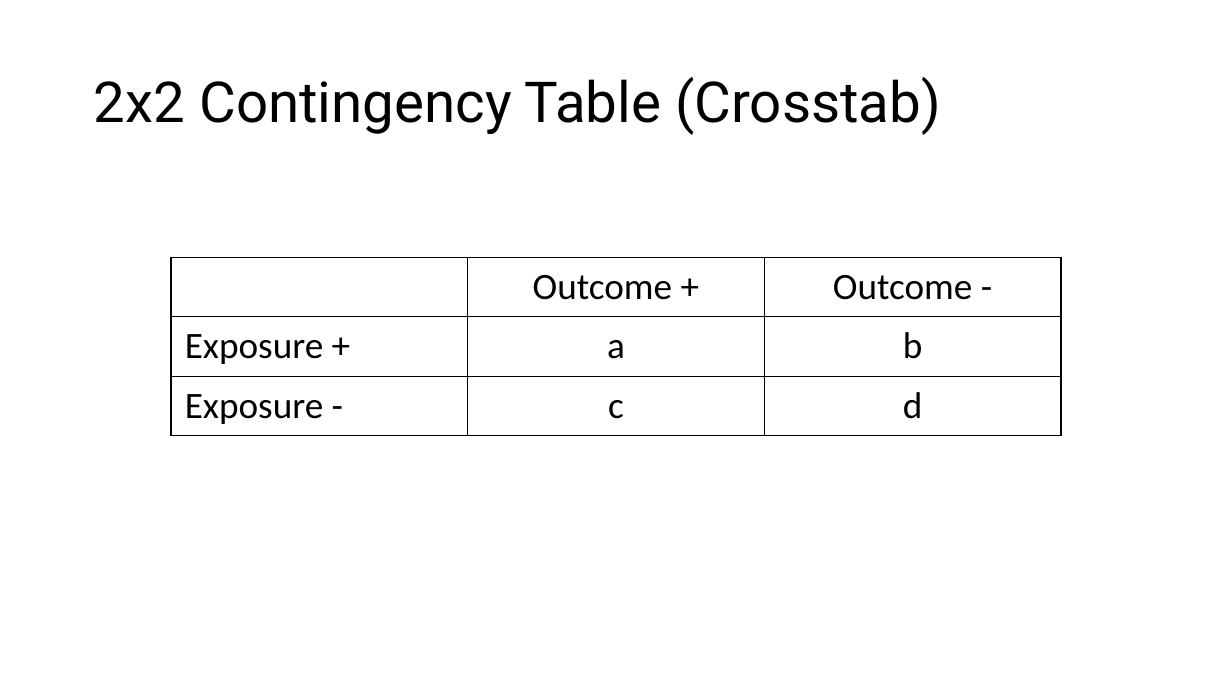
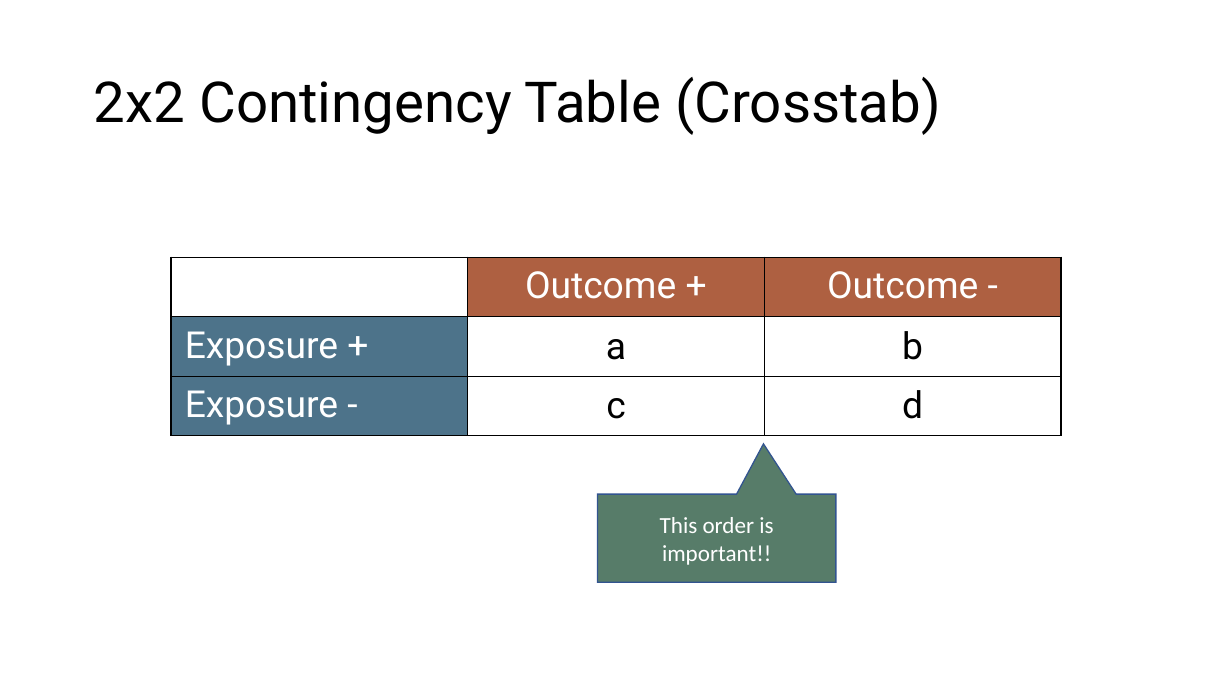
Before and after one commit to brad-cannell/epi_3_public, a slide deck: slide 46 of modules/04 Measures of Association/measures_of_assocaition.pptx (slide 14 before the commit). Drawn at 1232x693 pixels with LibreOffice and Linux fonts; fonts in the diff are those of the drawing. Boxes give left, top, right and bottom in pixels: in the first picture for what was removed or moved away, otherwise in the second. Text is boxed around its words. In the diff, an @@ line names an element or a change of style, - is before the commit and + after.

```diff
--- a/modules/04 Measures of Association/measures_of_assocaition.pptx
+++ b/modules/04 Measures of Association/measures_of_assocaition.pptx
@@ table at (171, 257, 1061, 436) @@
@@ fill none to #AE6041 in 2 cells @@
@@ fill none to #4D738A in 2 cells @@
@@ font Calibri to Roboto @@
@@ text colour #000000 to #FFFFFF in "Outcome +", "Outcome -", "Exposure +", "Exposure -" @@
@@ speech box added at (598, 494, 836, 582), fill #577C69, outline #325491 1 pt, 18 pt, text #FFFFFF @@
+This order is important!!
```
Also in this commit, not shown: 17 other slides changed, 82 slides added, 5 slides removed, 5 other files.
